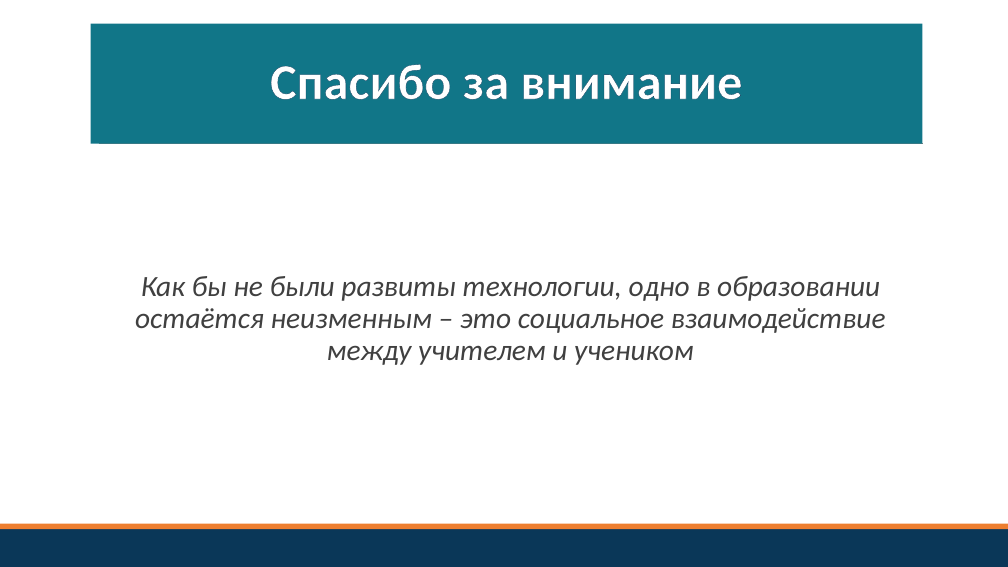
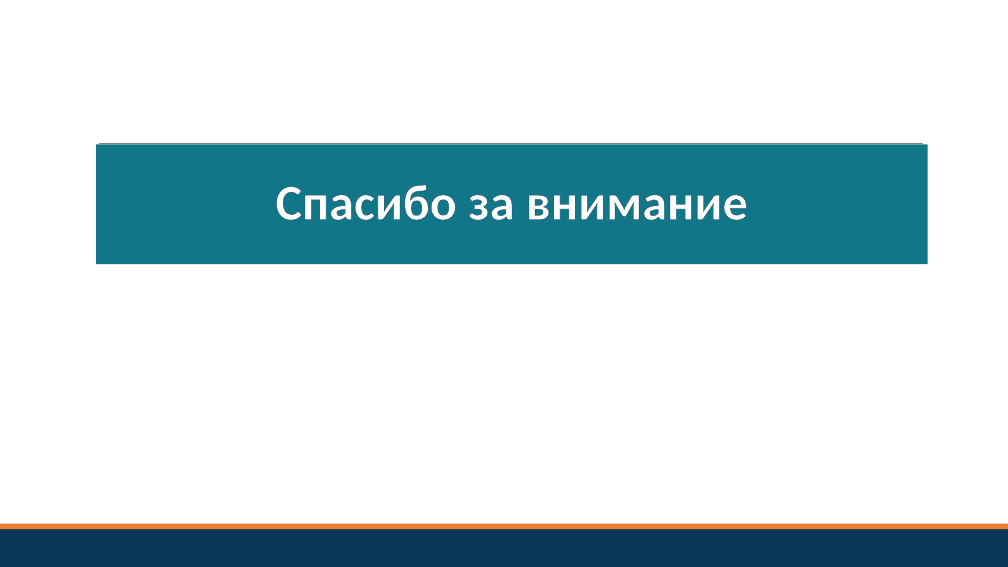
Before and after one commit to pmswga/ISC-EDUKIT, a slide deck: slide 8 of docs/EDUKIT.pptx (slide 7 before the commit). Drawn at 1008x567 pixels with LibreOffice and Linux fonts; fonts in the diff are those of the drawing. Boxes give left, top, right and bottom in pixels: in the first picture for what was removed or moved away, otherwise in the second. Text is boxed around its words. In the diff, an @@ line names an element or a change of style, - is before the commit and + after.

```diff
--- a/docs/EDUKIT.pptx
+++ b/docs/EDUKIT.pptx
@@ title "Спасибо за внимание": place and size @@
-title "Спасибо за внимание" at box(91, 23, 923, 144)
+title "Спасибо за внимание" at box(96, 144, 928, 265)
@@ text removed at box(135, 276, 886, 365) @@
-  Как бы не были развиты технологии, одно в образовании остаётся неизменным – это социальное взаимодействие между учителем и учеником
```
Also in this commit, not shown: 5 other slides changed, 1 slide added, 3 other files.
